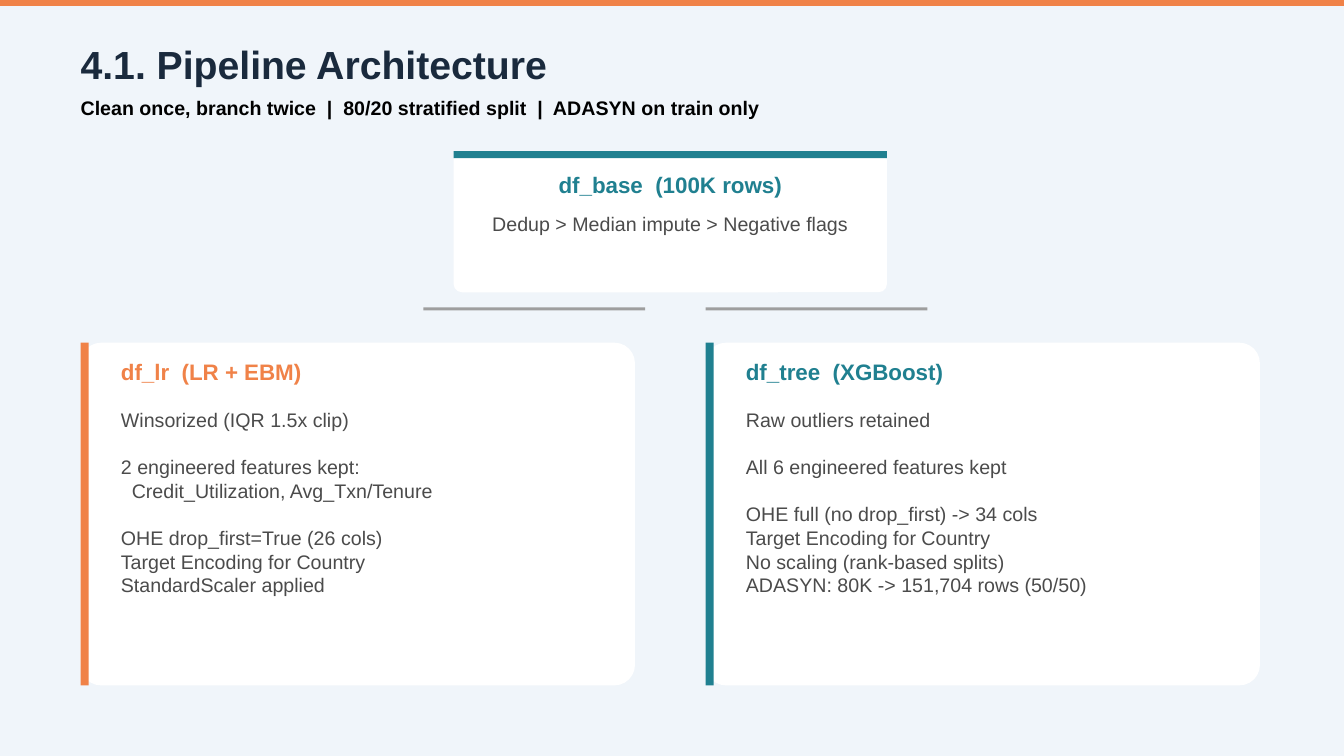
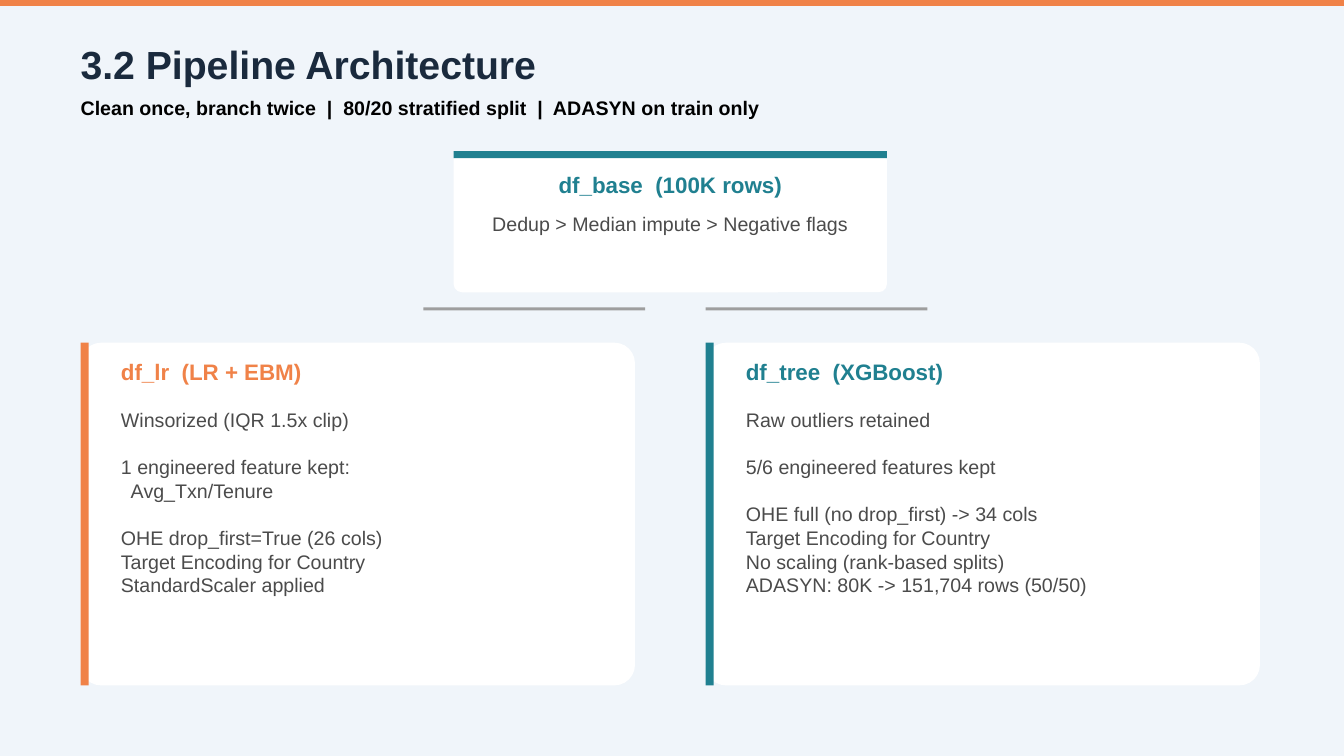
Before and after one commit to mind-wanderer00/ubp-attrition-api, a slide deck: slide 22 of presentation docs/Copino_UBP_Presentation_Final.pptx (slide 21 before the commit). Drawn at 1344x756 pixels with LibreOffice and Linux fonts; fonts in the diff are those of the drawing. Boxes give left, top, right and bottom in pixels: in the first picture for what was removed or moved away, otherwise in the second. Text is boxed around its words. In the diff, an @@ line names an element or a change of style, - is before the commit and + after.

```diff
--- a/presentation docs/Copino_UBP_Presentation_Final.pptx
+++ b/presentation docs/Copino_UBP_Presentation_Final.pptx
@@ text at bbox=[81, 50, 536, 87]: text changed @@
-4.1. Pipeline Architecture
+3.2 Pipeline Architecture
@@ text at bbox=[121, 460, 350, 502]: text changed @@
-2 engineered features kept:
-Credit_Utilization, Avg_Txn/Tenure
+1 engineered feature kept:
+Avg_Txn/Tenure
@@ text at bbox=[746, 460, 996, 478]: text changed @@
-All 6 engineered features kept
+5/6 engineered features kept
```
Also in this commit, not shown: 8 other slides changed, 2 slides added, 3 other files.
